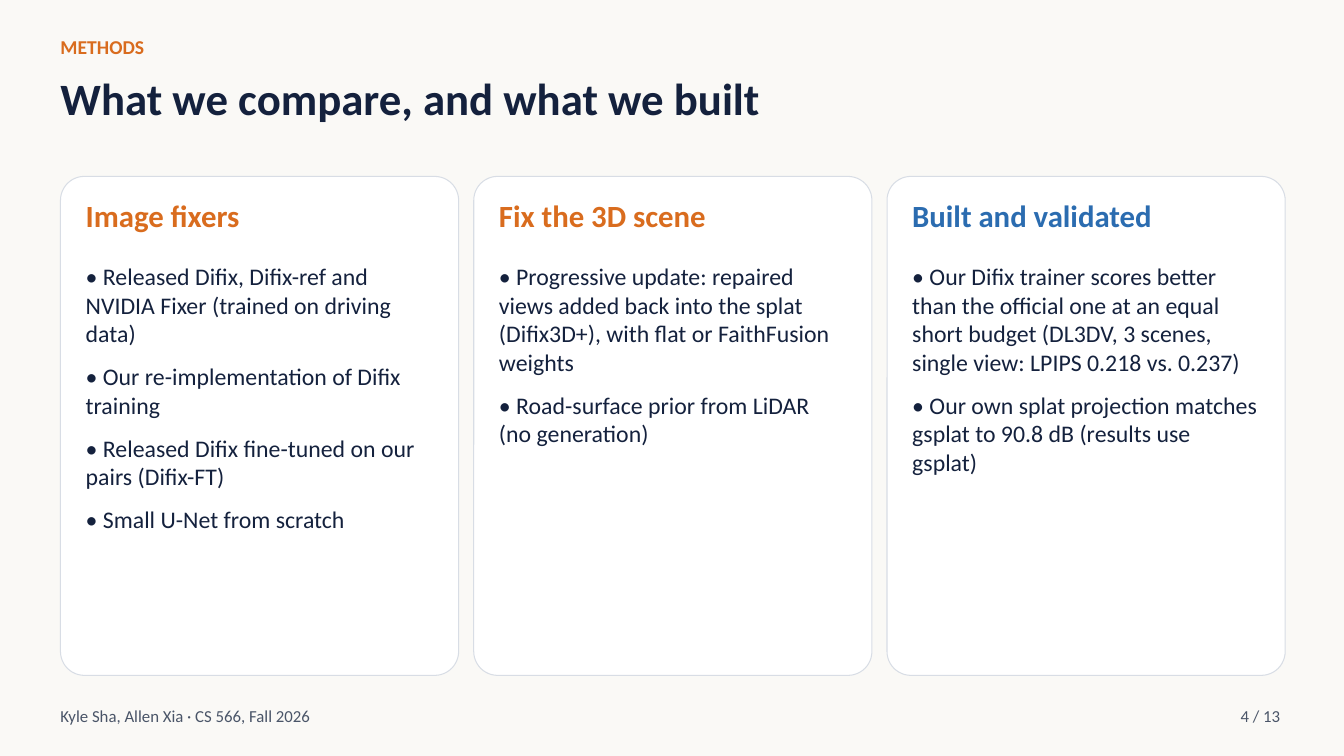
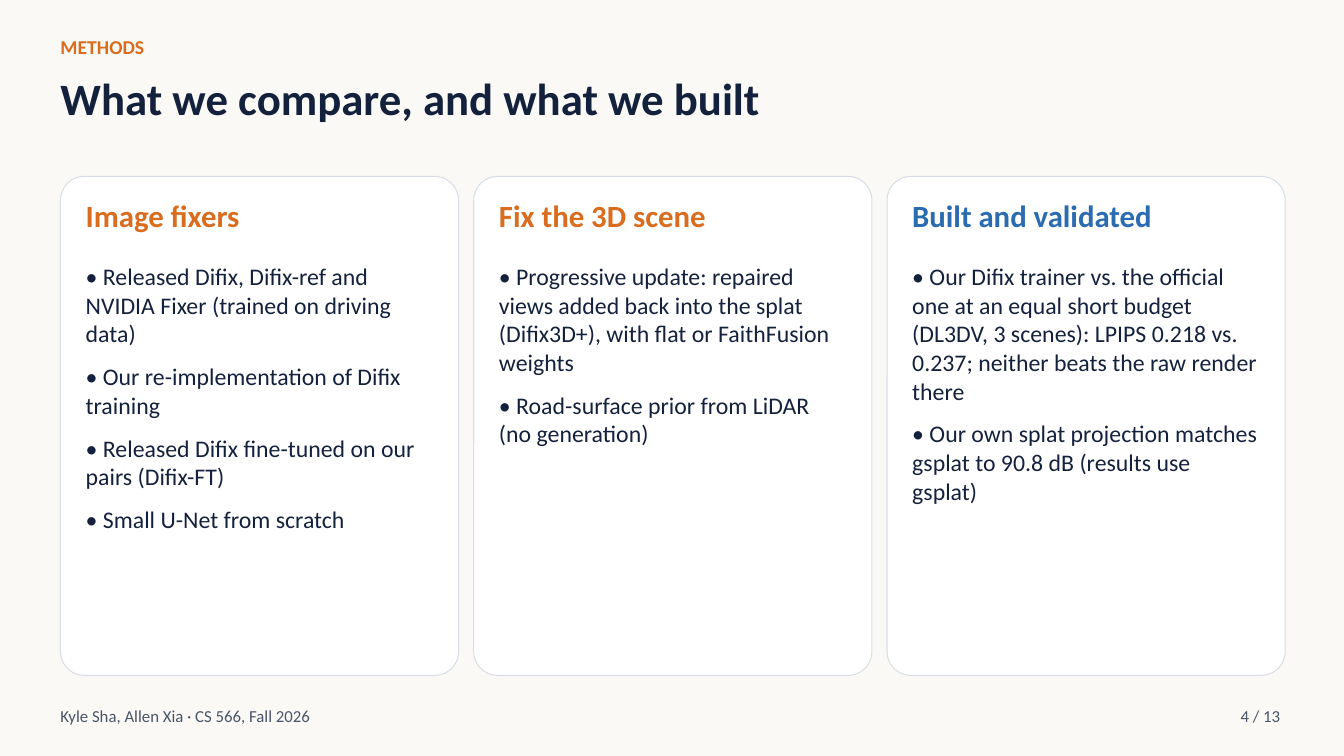
Before and after one commit to ksha23/cs566-drive-sim-trust, a slide deck: slide 4 of presentation/cs566_drive_sim_talk.pptx. Drawn at 1344x756 pixels with LibreOffice and Linux fonts; fonts in the diff are those of the drawing. Boxes give left, top, right and bottom in pixels: in the first picture for what was removed or moved away, otherwise in the second. Text is boxed around its words. In the diff, an @@ line names an element or a change of style, - is before the commit and + after.

```diff
--- a/presentation/cs566_drive_sim_talk.pptx
+++ b/presentation/cs566_drive_sim_talk.pptx
@@ text at bbox=[912, 268, 1257, 400]: text changed @@
-• Our Difix trainer scores better than the official one at an equal short budget (DL3DV, 3 scenes, single view: LPIPS 0.218 vs. 0.237)
+• Our Difix trainer vs. the official one at an equal short budget (DL3DV, 3 scenes): LPIPS 0.218 vs. 0.237; neither beats the raw render there
```
Also in this commit, not shown: 6 other slides changed, 49 other files.
